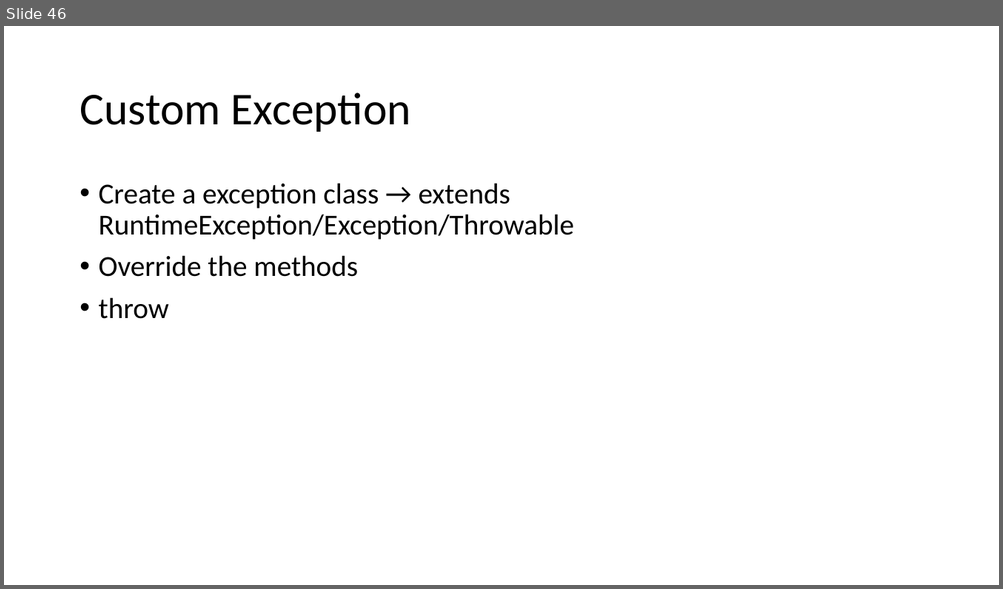
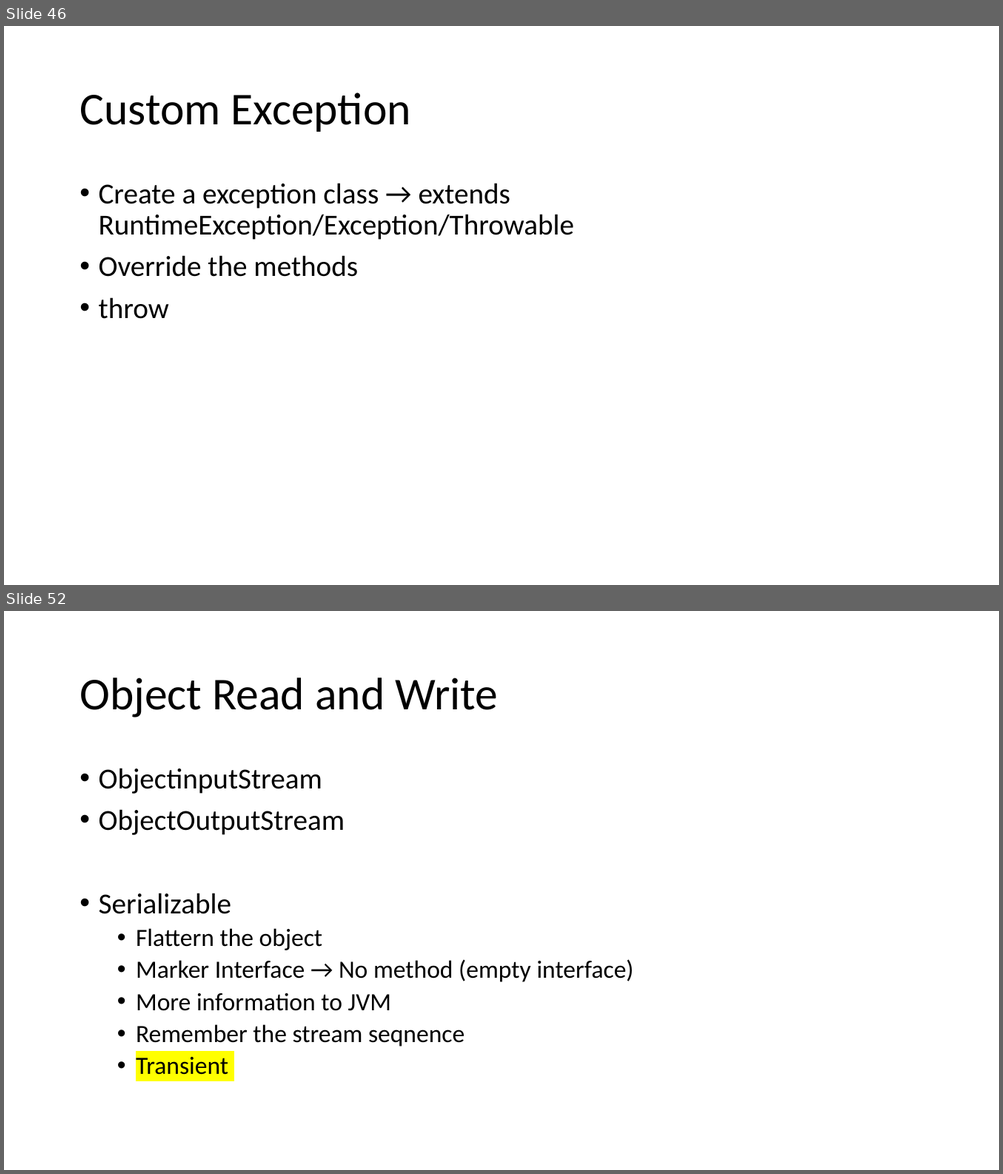
Before and after one commit to caprepo/java-jul, a slide deck: Java.pptx. Shown one above the other, each under a label of ours: slide 46 before the commit, slides 46 and 52 after it; the slides between them are not shown. The pictures are 1003x589 and 1003x1174 pixels, drawn with LibreOffice and Linux fonts; fonts in the diff are those of the drawing. Boxes give left, top, right and bottom in pixels: in the first picture for what was removed or moved away, otherwise in the second. Text is boxed around its words. In the diff, an @@ line names an element or a change of style, - is before the commit and + after.

```diff
--- a/Java.pptx
+++ b/Java.pptx
@@ slide 52 added at (4,611,999,1170), background #FFFFFF @@
@@ title added at (79,678,498,718), 44 pt, text #000000 @@
+Object Read and Write
@@ text added at (99,768,634,1075), 24 pt, text #000000 @@
+• ObjectinputStream
+• ObjectOutputStream
+• Serializable
+  • Flattern the object
+  • Marker Interface → No method (empty interface)
+  • More information to JVM
+  • Remember the stream seqnence
+  • Transient
```
Also in this commit, not shown: 13 other slides added, 1 other file.
